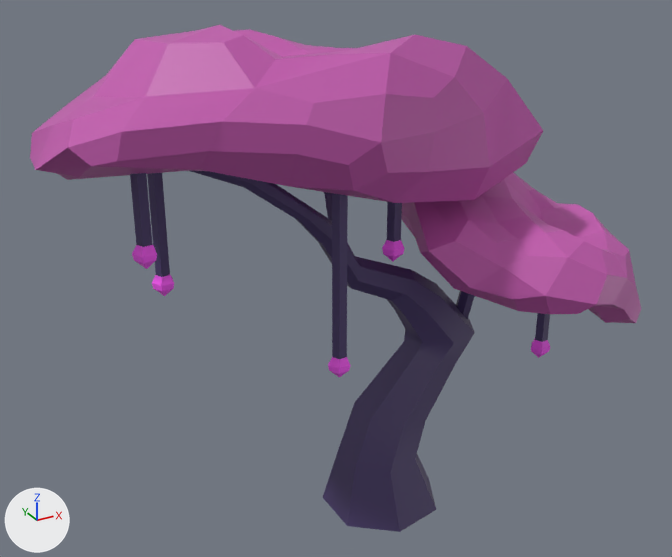
Two versions of the FBX model Mayday Survival/Assets/Models/FBX/Tree_1.fbx, one commit apart.
The view is the same before and after, from a 50 mm camera at (-2.62, -4.44, 2.29) aimed at (-0.13, 0.09, 0.03). Every picture has the same lights, and +X, +Y and +Z are marked at lower left. Where no turn or scale is listed for an object, it has been applied to the vertices.

The older version as bpy lines, for what is in view:
```python
me_mesh = bpy.data.meshes.new('Mesh')
me_mesh.from_pydata(...)  # 457 vertices, 423 faces; spans x -1.83..1.83, y -1.02..1.02, z -1.58..1.58
# faces by material slot: [126, 223, 74]
me_mesh.materials.append(mat_tree_purple)  # dark purple #483969
me_mesh.materials.append(mat_tree_lightpurple)  # pink #c259ae
me_mesh.materials.append(mat_tree_pink)  # pink #ff5afb
ob_tree_1 = bpy.data.objects.new('Tree_1', me_mesh)
ob_tree_1.location = (0.0, 0.0, 0.0)
```
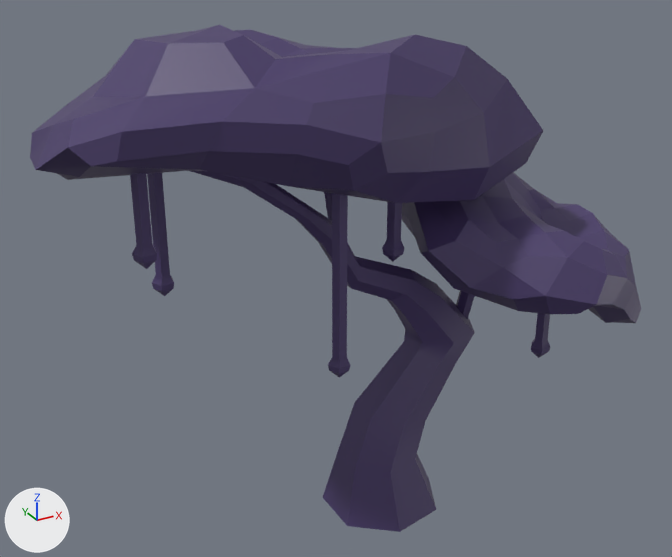
Location of each change, (x1, y1, x2, y2) in pixels of the pictures (672 x 557 px):
```json
{"part": 1, "of": "me_mesh", "change": "recoloured", "before": [30, 25, 641, 323], "after": [30, 25, 641, 323], "on screen": "pink to purple"}
{"part": 2, "of": "me_mesh", "change": "recoloured", "before": [132, 240, 550, 377], "after": [132, 240, 550, 377], "on screen": "pink to purple"}
```

Scene script edits in JSON lines:
```json
{"block": "me_mesh", "where": "me_mesh.from_pydata(...)  # 457 vertices, 423 faces; spans x -1.83..1.83, y -1.02..1.02, z -1.58..1.58"}
{"block": "me_mesh", "where": "# used by ob_tree_1; location = (0.0, 0.0, 0.0)"}
{"block": "me_mesh", "change": "me_mesh part 1: all 223 faces that had it switch from mat_tree_lightpurple (pink #c259ae) to mat_tree_purple (dark purple #483969)"}
{"block": "me_mesh", "change": "me_mesh part 2: all 74 faces that had it switch from mat_tree_pink (pink #ff5afb) to mat_tree_purple (dark purple #483969)"}
```
